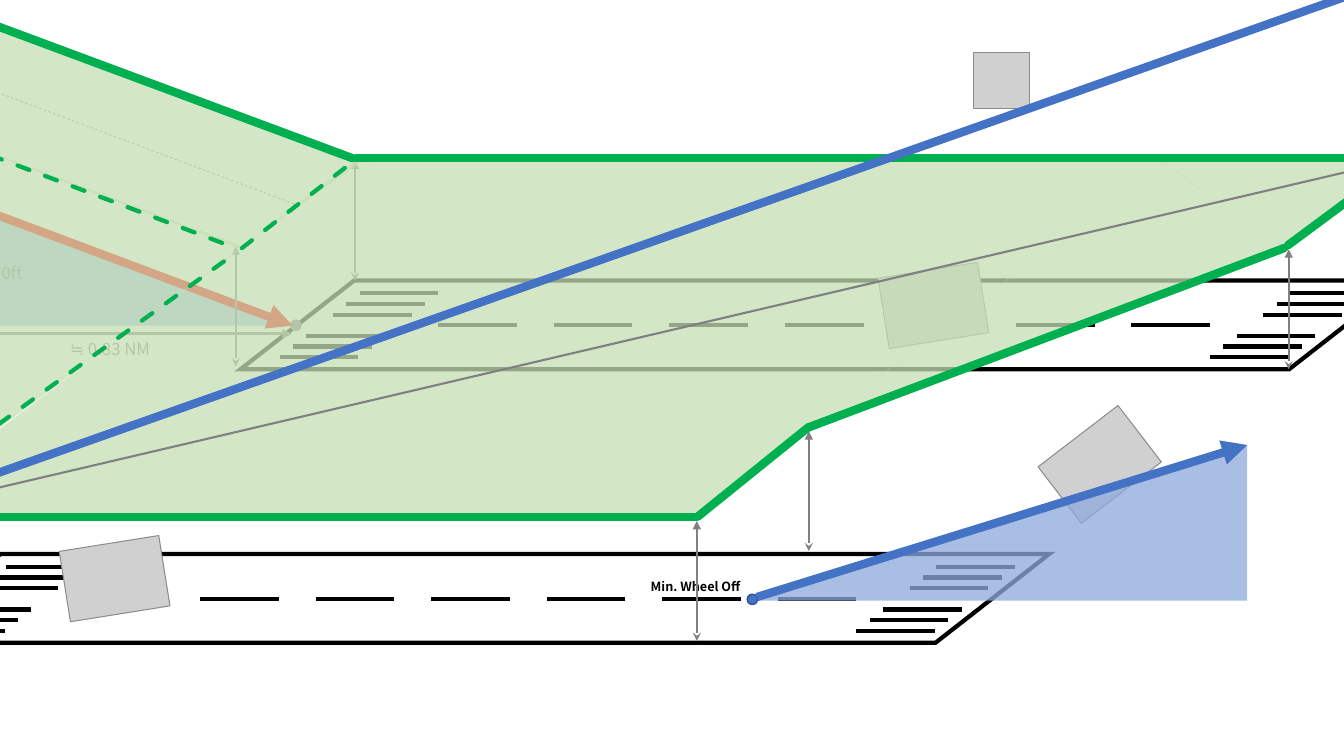
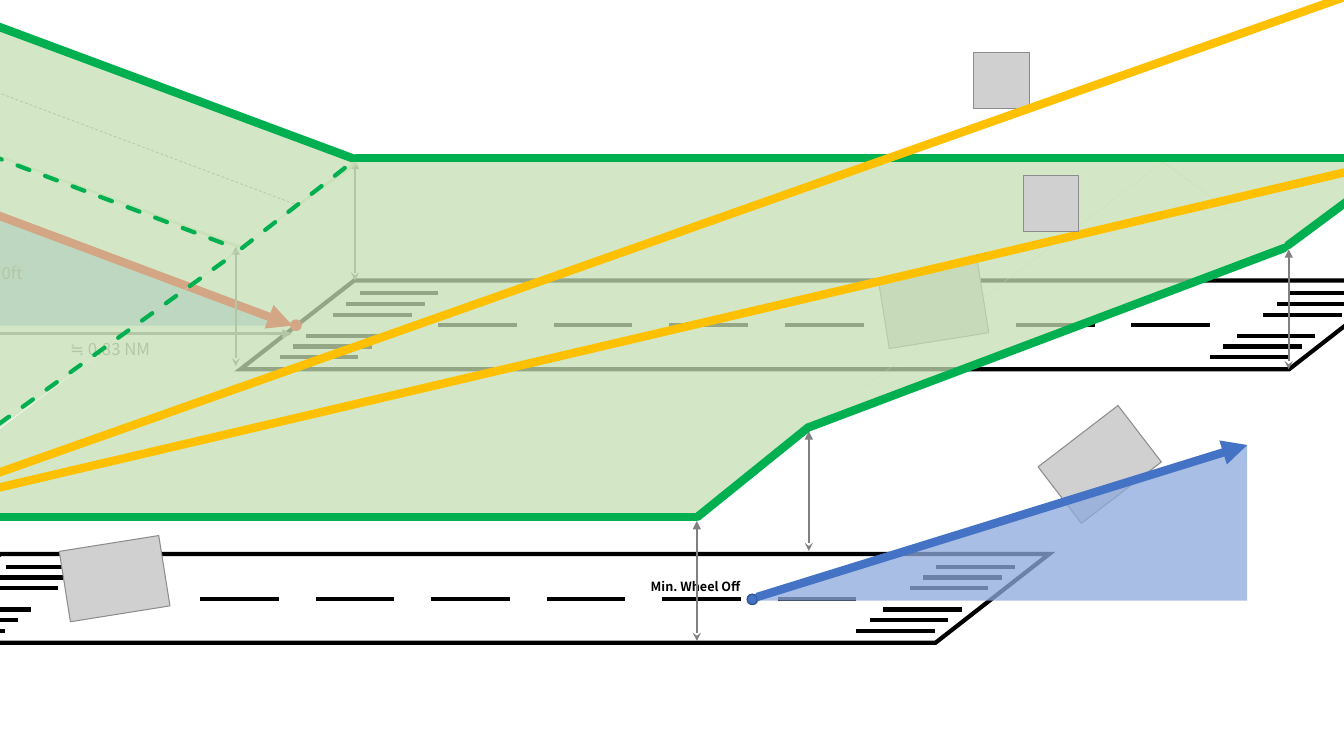
Before and after one commit to sanghyokhan/UAM_RWY-crossing, a slide deck: slide 17 of UAM runway crossing.pptx (slide 16 before the commit). Drawn at 1344x756 pixels with LibreOffice and Linux fonts; fonts in the diff are those of the drawing; grey boxes stand for pictures; background and template pictures are left out. Boxes give left, top, right and bottom in pixels: in the first picture for what was removed or moved away, otherwise in the second. Text is boxed around its words. In the diff, an @@ line names an element or a change of style, - is before the commit and + after.

```diff
--- a/UAM runway crossing.pptx
+++ b/UAM runway crossing.pptx
@@ arrow (0, 515) - (1344, 0): stroke #4472C4 6 pt to #FFC000 6 pt @@
@@ double arrow (0, 513) - (1344, 158): double arrow to arrow; stroke #808080 1.5 pt to #FFC000 6 pt @@
@@ picture added at (1023,175,1079,231) @@
@@ ellipse at (291,321,301,331): fill #808080 to #FF0000; outline #808080 1 pt to #FF0000 1 pt @@
```
Also in this commit, not shown: 5 other slides changed, 3 slides added, 2 slides removed, 17 other files.
